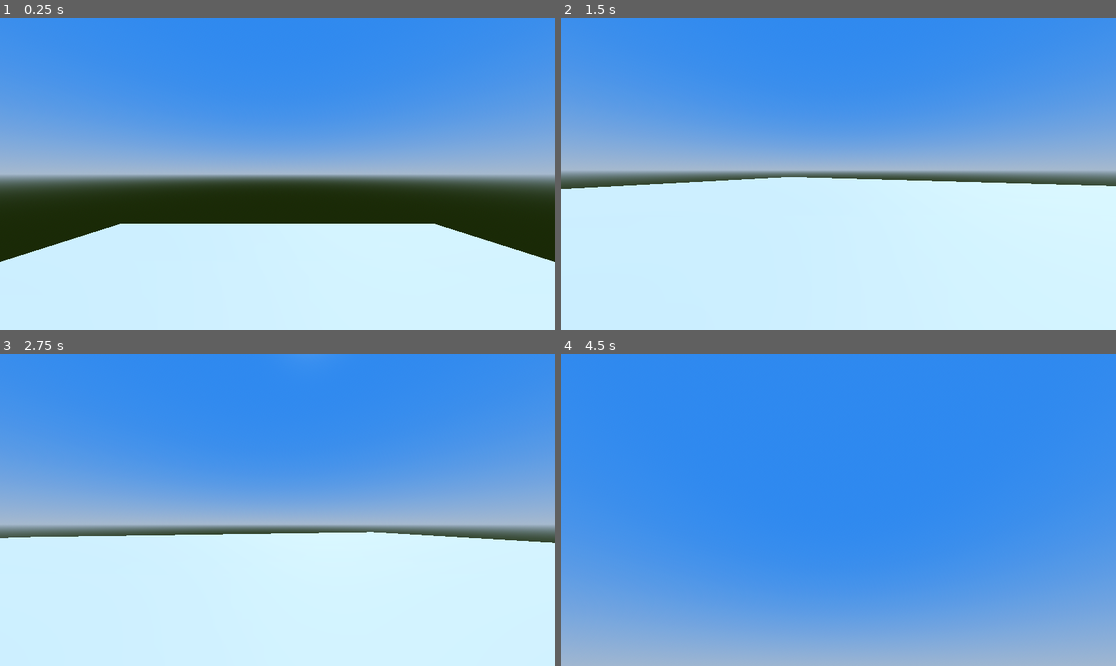
Above: before the commit, frames 1-4 (two rows, left to right).
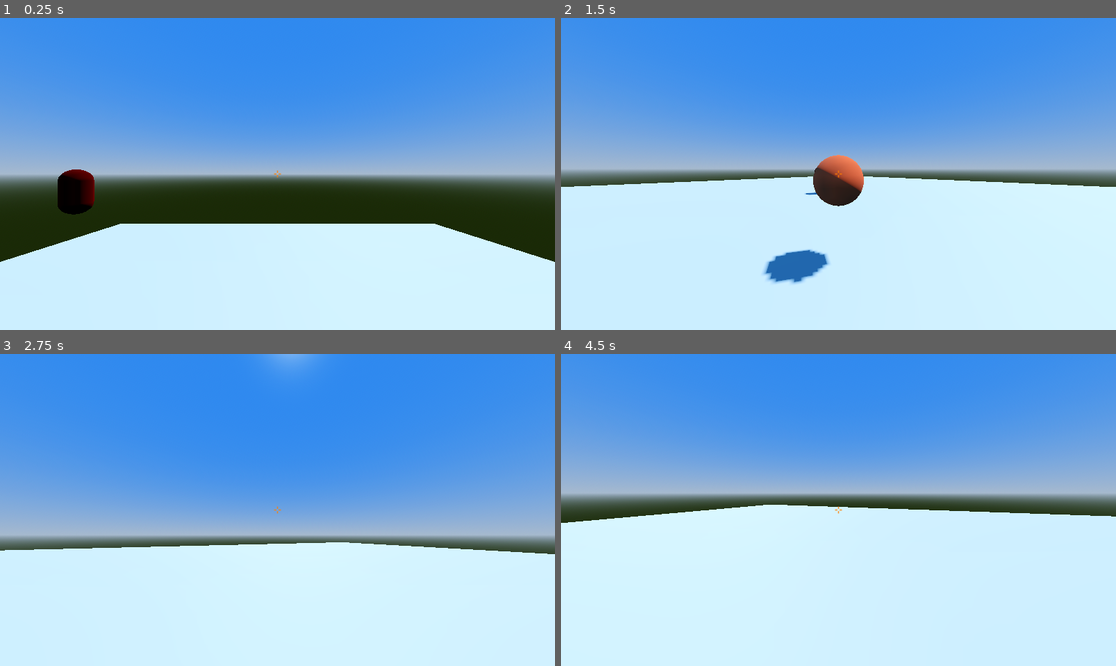
Above: after the commit, the same moments.

Repository: hottpants/midevilarena
Game: Godot game, scene res://Scenes/game_canvas.tscn
The game is run twice, just before and just after one commit, with the same random seed, the same clock (stepped at 60 frames per second) and the same inputs. Before the commit the project starts from res://game_canvas.tscn.
Inputs (mouse positions are in pixels of both pictures, inside the frame that each line leads up to):
- Up to frame 1 (0.25 s): no input
- Up to frame 2 (1.5 s): tap Enter (ui_accept) at 0.5, 0.6 s; move the mouse to (866, 174) at 0.52 s; hold Up (ui_up) from 0.53 s (still down); tap Space (jump) at 0.77, 1.07 s; click (866, 174) at 0.8 s; move the mouse to (810, 174) at 1.27 s; click (810, 174) at 1.35 s
- Up to frame 3 (2.75 s): keep holding Up (ui_up); tap Space (jump) at 1.52, 1.55, 1.82, 2.1 s; move the mouse to (288, 503) at 2.02 s; tap Enter (ui_accept) at 2.3 s
- Up to frame 4 (4.5 s): tap Enter (ui_accept) at 2.75, 2.85, 4.35 s; move the mouse to (832, 516) at 2.77 s; tap Space (jump) at 3.02, 3.32, 3.77, 3.8, 4.07 s; click (832, 516) at 3.05 s; move the mouse to (877, 513) at 3.52 s; click (877, 513) at 3.6 s; tap Escape (pause) at 4.15 s; move the mouse to (672, 463) at 4.27 s; release Up (ui_up) at 4.28 s; hold Left (ui_left) from 4.28 s (still down)

The runs differ from the first frame. In frame 1, 0.9% of the frame differs, in the area x 10-51%, y 48-64%; in frame 2, 2.9%; in frame 3, 7.5%; in frame 4, 81%, in the area x 0-100%, y 9-100%.

Commit message:
FIREBALLS!!!
YIPPEE

Diff:
--- /dev/null
+++ b/Scenes/enemy.tscn
@@ -0,0 +1,22 @@
+[gd_scene load_steps=5 format=3 uid="uid://diklygsp435av"]
+
+[ext_resource type="Script" uid="uid://bjwuknxo85vwr" path="res://Scripts/enemy.gd" id="1_hghv2"]
+
+[sub_resource type="CapsuleShape3D" id="CapsuleShape3D_ne65n"]
+
+[sub_resource type="CapsuleMesh" id="CapsuleMesh_hghv2"]
+
+[sub_resource type="StandardMaterial3D" id="StandardMaterial3D_1f0kj"]
+albedo_color = Color(0.416754, 8.48304e-07, 2.16588e-07, 1)
+metallic = 1.0
+metallic_specular = 1.0
+
+[node name="Enemy" type="CharacterBody3D"]
+script = ExtResource("1_hghv2")
+
+[node name="EnemyCollision" type="CollisionShape3D" parent="."]
+shape = SubResource("CapsuleShape3D_ne65n")
+
+[node name="EnemyShape" type="MeshInstance3D" parent="."]
+mesh = SubResource("CapsuleMesh_hghv2")
+surface_material_override/0 = SubResource("StandardMaterial3D_1f0kj")
--- a/game_canvas.tscn
+++ b/Scenes/game_canvas.tscn
@@ -1,6 +1,7 @@
-[gd_scene load_steps=7 format=3 uid="uid://7gvu0ss6jbe7"]
+[gd_scene load_steps=8 format=3 uid="uid://7gvu0ss6jbe7"]
 
-[ext_resource type="Script" uid="uid://def32m0jf1hdf" path="res://world_3d.gd" id="1_u8qh4"]
+[ext_resource type="Script" uid="uid://def32m0jf1hdf" path="res://Scripts/world_3d.gd" id="1_3ueiv"]
+[ext_resource type="Texture2D" uid="uid://vnq4ejk0miiu" path="res://Sprites/pixil-frame-0.png" id="2_cnxep"]
 
 [sub_resource type="ProceduralSkyMaterial" id="ProceduralSkyMaterial_u8qh4"]
 sky_top_color = Color(0.164195, 0.418183, 0.873869, 1)
@@ -33,7 +34,7 @@
 shadow_enabled = true
 
 [node name="World3D" type="Node3D" parent="."]
-script = ExtResource("1_u8qh4")
+script = ExtResource("1_3ueiv")
 
 [node name="Ground" type="StaticBody3D" parent="World3D"]
 transform = Transform3D(1, 0, 0, 0, 1, 0, 0, 0, 1, 0, -10, 0)
@@ -43,3 +44,26 @@
 
 [node name="GroundShape" type="MeshInstance3D" parent="World3D/Ground"]
 mesh = SubResource("BoxMesh_u8qh4")
+
+[node name="HUD" type="Control" parent="."]
+layout_mode = 3
+anchors_preset = 15
+anchor_right = 1.0
+anchor_bottom = 1.0
+grow_horizontal = 2
+grow_vertical = 2
+
+[node name="CenterContainer" type="CenterContainer" parent="HUD"]
+layout_mode = 1
+anchors_preset = 15
+anchor_right = 1.0
+anchor_bottom = 1.0
+grow_horizontal = 2
+grow_vertical = 2
+
+[node name="Panel" type="Panel" parent="HUD/CenterContainer"]
+layout_mode = 2
+
+[node name="Crosshair" type="Sprite2D" parent="HUD/CenterContainer/Panel"]
+scale = Vector2(2, 2)
+texture = ExtResource("2_cnxep")
--- a/player.tscn
+++ b/Scenes/player.tscn
@@ -1,6 +1,7 @@
-[gd_scene load_steps=5 format=3 uid="uid://c11ajf28cg4sk"]
+[gd_scene load_steps=6 format=3 uid="uid://c11ajf28cg4sk"]
 
-[ext_resource type="Script" uid="uid://7ga7tadt61of" path="res://player.gd" id="1_4flbx"]
+[ext_resource type="Script" uid="uid://7ga7tadt61of" path="res://Scripts/player.gd" id="1_v0iea"]
+[ext_resource type="PackedScene" uid="uid://da63d73citctm" path="res://Scenes/projectile_spawner.tscn" id="2_cvnsp"]
 
 [sub_resource type="CapsuleShape3D" id="CapsuleShape3D_sh265"]
 
@@ -10,7 +11,7 @@
 [sub_resource type="CapsuleMesh" id="CapsuleMesh_4flbx"]
 
 [node name="Player" type="CharacterBody3D"]
-script = ExtResource("1_4flbx")
+script = ExtResource("1_v0iea")
 
 [node name="PlayerCollision" type="CollisionShape3D" parent="."]
 shape = SubResource("CapsuleShape3D_sh265")
@@ -22,3 +23,6 @@
 [node name="Camera3D" type="Camera3D" parent="."]
 transform = Transform3D(1, 0, 0, 0, 1, 0, 0, 0, 1, 0, 0.794732, -0.00268888)
 fov = 90.0
+
+[node name="ProjectileSpawner" parent="Camera3D" instance=ExtResource("2_cvnsp")]
+transform = Transform3D(1, 0, 0, 0, 1, 0, 0, 0, 1, 0, 0, -0.778417)
--- /dev/null
+++ b/Scenes/projectile.tscn
@@ -0,0 +1,30 @@
+[gd_scene load_steps=5 format=3 uid="uid://bubmbolm6opce"]
+
+[ext_resource type="Script" uid="uid://7crelajlevaa" path="res://Scripts/projectile.gd" id="1_f8cdk"]
+
+[sub_resource type="SphereShape3D" id="SphereShape3D_f8cdk"]
+
+[sub_resource type="SphereMesh" id="SphereMesh_akgne"]
+
+[sub_resource type="StandardMaterial3D" id="StandardMaterial3D_a85iw"]
+albedo_color = Color(0.701575, 0.210502, 0, 1)
+emission_enabled = true
+emission = Color(1, 1, 1, 1)
+emission_energy_multiplier = 0.1
+
+[node name="Projectile" type="ShapeCast3D"]
+top_level = true
+shape = SubResource("SphereShape3D_f8cdk")
+target_position = Vector3(0, 0, 0)
+script = ExtResource("1_f8cdk")
+
+[node name="ProjectileBody" type="MeshInstance3D" parent="."]
+mesh = SubResource("SphereMesh_akgne")
+surface_material_override/0 = SubResource("StandardMaterial3D_a85iw")
+
+[node name="Timer" type="Timer" parent="."]
+wait_time = 10.0
+one_shot = true
+autostart = true
+
+[connection signal="timeout" from="Timer" to="." method="cleanup"]
--- /dev/null
+++ b/Scenes/projectile_spawner.tscn
@@ -0,0 +1,10 @@
+[gd_scene load_steps=2 format=3 uid="uid://da63d73citctm"]
+
+[ext_resource type="Script" uid="uid://dhkqtsbx3y3c1" path="res://Scripts/projectile_spawner.gd" id="1_fn4pw"]
+
+[node name="ProjectileSpawner" type="Node3D"]
+script = ExtResource("1_fn4pw")
+
+[node name="Timer" type="Timer" parent="."]
+wait_time = 0.5
+one_shot = true
--- /dev/null
+++ b/Scripts/enemy.gd
@@ -0,0 +1,37 @@
+class_name Enemy
+
+extends CharacterBody3D
+
+
+const SPEED = 5.0
+const JUMP_VELOCITY = 4.5
+
+@export var health = 100
+
+func _physics_process(delta: float) -> void:
+	# Add the gravity.
+	if not is_on_floor():
+		velocity += get_gravity() * delta
+
+	## Handle jump.
+	#if Input.is_action_just_pressed("ui_accept") and is_on_floor():
+		#velocity.y = JUMP_VELOCITY
+#
+	## Get the input direction and handle the movement/deceleration.
+	## As good practice, you should replace UI actions with custom gameplay actions.
+	#var input_dir := Input.get_vector("ui_left", "ui_right", "ui_up", "ui_down")
+	#var direction := (transform.basis * Vector3(input_dir.x, 0, input_dir.y)).normalized()
+	#if direction:
+		#velocity.x = direction.x * SPEED
+		#velocity.z = direction.z * SPEED
+	#else:
+		#velocity.x = move_toward(velocity.x, 0, SPEED)
+		#velocity.z = move_toward(velocity.z, 0, SPEED)
+
+	move_and_slide()
+
+
+func take_damage(damage: int):
+	health -= damage
+	if health <= 0:
+		queue_free()
--- a/player.gd
+++ b/Scripts/player.gd
@@ -23,7 +23,6 @@
 	if Input.is_action_just_pressed("pause"):
 		if Input.mouse_mode == Input.MOUSE_MODE_VISIBLE:
 			Input.mouse_mode = Input.MOUSE_MODE_CAPTURED
-			print("Balls")
 		else:
 			Input.mouse_mode = Input.MOUSE_MODE_VISIBLE
 
@@ -45,8 +44,9 @@
 	if event is InputEventMouseMotion: look_dir = event.relative * 0.01
 
 func _rotate_camera(delta: float, sens_mod: float = 1.0):
-	var input = Input.get_vector("look_left", "look_right", "look_down", "look_up")
-	look_dir += input
-	rotation.y -= look_dir.x * camera_sens * delta
-	camera.rotation.x = clamp(camera.rotation.x - look_dir.y * camera_sens * sens_mod * delta, -1.5, 1.5)
-	look_dir = Vector2.ZERO
+	if Input.mouse_mode == Input.MOUSE_MODE_CAPTURED:
+		var input = Input.get_vector("look_left", "look_right", "look_down", "look_up")
+		look_dir += input
+		rotation.y -= look_dir.x * camera_sens * delta
+		camera.rotation.x = clamp(camera.rotation.x - look_dir.y * camera_sens * sens_mod * delta, -1.5, 1.5)
+		look_dir = Vector2.ZERO
--- /dev/null
+++ b/Scripts/projectile.gd
@@ -0,0 +1,28 @@
+extends ShapeCast3D
+
+@export var speed := 20.0
+const gravity := 1.03
+var velocity := 1.0
+@export var damage := 30
+
+func _physics_process(delta: float) -> void:
+	position += global_basis * Vector3.FORWARD * delta * speed
+	position += global_basis * Vector3.DOWN * delta * velocity
+	velocity *= gravity
+	target_position = Vector3.FORWARD * delta * speed
+
+	force_shapecast_update()
+
+
+
+	if is_colliding():
+		var collider = get_collider(0)
+		print("PENIS")
+		if collider is Enemy:
+			collider.take_damage(damage)
+		global_position = get_collision_point(0)
+		set_physics_process(false)
+		queue_free()
+
+func cleanup() -> void:
+	queue_free()
--- /dev/null
+++ b/Scripts/projectile_spawner.gd
@@ -0,0 +1,13 @@
+extends Node3D
+
+const PROJECTILE = preload("res://Scenes/projectile.tscn");
+
+@onready var timer: Timer = $Timer
+
+func _physics_process(delta: float) -> void:
+	if timer.is_stopped():
+		if Input.is_action_just_pressed("fireball"):
+			timer.start(0.5)
+			var fireball = PROJECTILE.instantiate()
+			add_child(fireball)
+			fireball.global_transform = global_transform
--- /dev/null
+++ b/Scripts/world_3d.gd
@@ -0,0 +1,20 @@
+extends Node3D
+
+const PLAYER = preload("res://Scenes/player.tscn")
+const ENEMY = preload("res://Scenes/enemy.tscn")
+
+# Called when the node enters the scene tree for the first time.
+func _ready() -> void:
+
+	var player = PLAYER.instantiate()
+	add_child(player)
+
+	var enemy = ENEMY.instantiate()
+	enemy.global_position = Vector3(randi_range(-25, 25), 0, randi_range(-25, 25))
+	add_child(enemy)
+
+
+
+# Called every frame. 'delta' is the elapsed time since the previous frame.
+func _process(delta: float) -> void:
+	pass
--- a/project.godot
+++ b/project.godot
@@ -13,7 +13,20 @@
 config/name="MidevilArena"
 run/main_scene="uid://7gvu0ss6jbe7"
 config/features=PackedStringArray("4.4", "Forward Plus")
-config/icon="res://icon.svg"
+config/icon="res://Sprites/icon.svg"
+
+[display]
+
+window/size/viewport_width=1920
+window/size/viewport_height=1080
+
+[file_customization]
+
+folder_colors={
+"res://Scenes/": "red",
+"res://Scripts/": "orange",
+"res://Sprites/": "yellow"
+}
 
 [input]
 
@@ -63,3 +76,8 @@
 "deadzone": 0.2,
 "events": []
 }
+fireball={
+"deadzone": 0.2,
+"events": [Object(InputEventMouseButton,"resource_local_to_scene":false,"resource_name":"","device":-1,"window_id":0,"alt_pressed":false,"shift_pressed":false,"ctrl_pressed":false,"meta_pressed":false,"button_mask":0,"position":Vector2(0, 0),"global_position":Vector2(0, 0),"factor":1.0,"button_index":1,"canceled":false,"pressed":false,"double_click":false,"script":null)
+]
+}
--- a/world_3d.gd
+++ /dev/null
@@ -1,15 +0,0 @@
-extends Node3D
-
-
-@onready var Player
-# Called when the node enters the scene tree for the first time.
-func _ready() -> void:
-	var player_character = preload("res://player.tscn")
-	Player = player_character.instantiate()
-	add_child(Player)
-
-
-
-# Called every frame. 'delta' is the elapsed time since the previous frame.
-func _process(delta: float) -> void:
-	pass
Not shown, added: Scripts/enemy.gd.uid
Renamed: player.gd.uid -> Scripts/player.gd.uid
Not shown, added: Scripts/projectile.gd.uid
Not shown, added: Scripts/projectile_spawner.gd.uid
Renamed: world_3d.gd.uid -> Scripts/world_3d.gd.uid
Renamed: icon.svg -> Sprites/icon.svg
Not shown, changed: Sprites/icon.svg.import
Binary file added: Sprites/pixil-frame-0.png
Not shown, added: Sprites/pixil-frame-0.png.import
